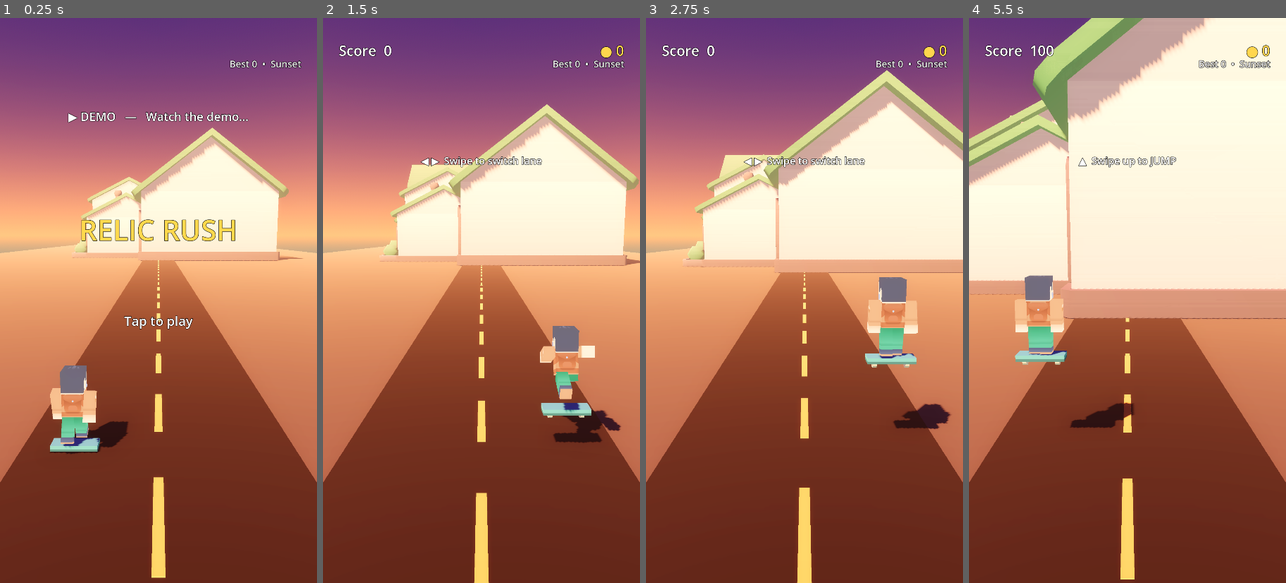
Above: before the commit, frames 1-4 (left to right).
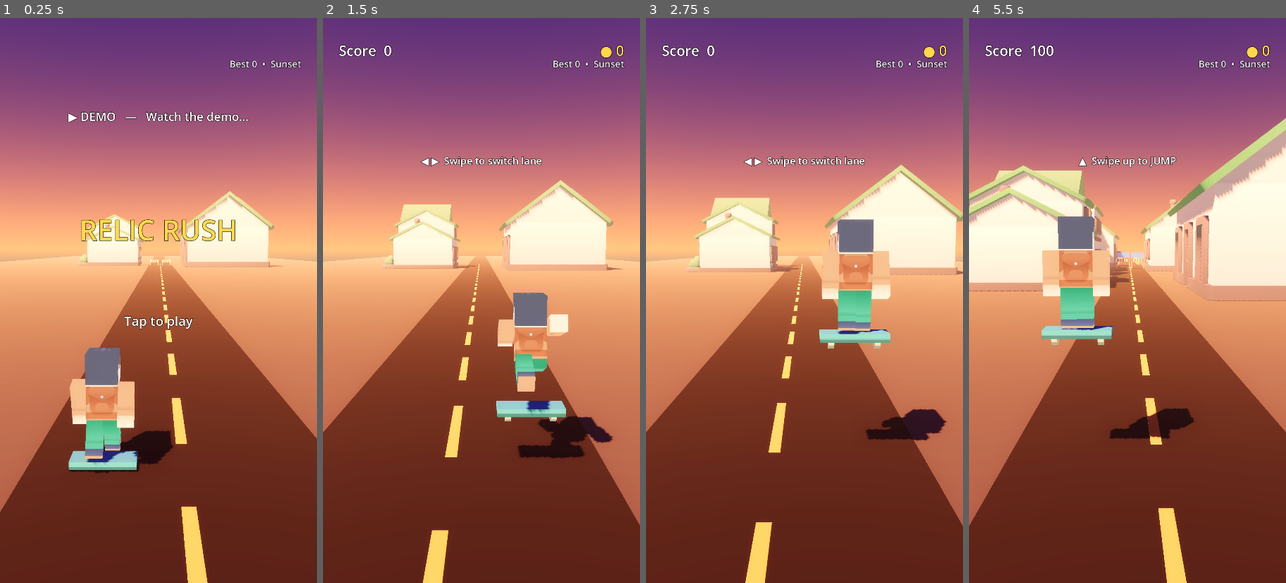
Above: after the commit, the same moments.

Repository: siddthewolf/Mtalk
Game: Godot game, scene res://main.tscn
The game is run twice, just before and just after one commit, with the same random seed, the same clock (stepped at 60 frames per second) and the same inputs.
Inputs (mouse positions are in pixels of both pictures, inside the frame that each line leads up to):
- Up to frame 1 (0.25 s): no input
- Up to frame 2 (1.5 s): tap Enter at 0.5, 0.6, 1.35 s; move the mouse to (551, 272) at 0.52 s; hold Right 0.53-1.28 s; click (551, 272) at 0.67 s; tap Space at 0.77 s; move the mouse to (418, 328) at 1.27 s; hold Down from 1.28 s (still down)
- Up to frame 3 (2.75 s): tap Space at 1.52 s; move the mouse to (836, 176) at 2.02 s; release Down at 2.03 s; hold Right from 2.03 s (still down); tap Enter at 2.1 s
- Up to frame 4 (5.5 s): move the mouse to (1111, 413) at 2.77 s; release Right at 2.78 s; hold Up 2.78-3.53 s; tap Enter every 0.75 s from 2.85 to 5.1 s; click (1111, 413) at 2.92 s; tap Space at 3.02, 3.77, 4.52 s; move the mouse to (1222, 385) at 3.52 s; hold Left 3.53-5.03 s; move the mouse to (1032, 215) at 4.27 s; move the mouse to (1143, 300) at 5.02 s; hold Down from 5.03 s (still down); click (1143, 300) at 5.17 s

The runs differ from the first frame. In frame 1, 19% of the frame differs, in the area x 0-100%, y 19-100%; in frame 2, 22%; in frame 3, 26%; in frame 4, 44%, in the area x 0-100%, y 0-100%.

Commit message:
Fix unplayable 3D view: clear camera, lanes, and non-occluding buildings
Verified by rendering real frames (Xvfb + software GL) instead of guessing:

- Narrowed lanes (1.7 -> 1.15) and reframed the camera (closer, lower, with a
  gentle x-follow) so the runner sits centred and both lanes read clearly
- Buildings were filling the screen: shrink them and push them far to the sides
  (offset 8.5-13) and cull before they reach the camera, so they line the
  street without occluding the road
- Lighter fog so the scene is no longer washed out
- Added a dev-only --shots screenshot harness (gitignored output)

Co-Authored-By: Claude Opus 4.8 <noreply@anthropic.com>
Claude-Session: https://claude.ai/code/session_011oNGg7boL1trmSDMVymgsi

Diff:
--- a/RelicRush3D/main.gd
+++ b/RelicRush3D/main.gd
@@ -7,7 +7,7 @@
 ## swap them for the blockout meshes built here.
 
 # ---- Tuning -------------------------------------------------------------------
-const LANE_X := 1.7           # half-distance between the two lanes
+const LANE_X := 1.15          # half-distance between the two lanes
 const SPAWN_Z := -85.0        # how far ahead things appear (longer sightline)
 const CULL_Z := 12.0          # behind the camera -> recycle / remove
 const START_SPEED := 9.0      # gentler start
@@ -117,6 +117,22 @@
 	_build_ui()
 	_randomize_weather()
 	demo_caption = "Watch the demo…"
+	if "--shots" in OS.get_cmdline_args():
+		_run_shots()
+
+func _run_shots() -> void:
+	# Debug: capture a few frames to res://shots/ then quit (for development).
+	var d := DirAccess.open("res://")
+	if d != null and not d.dir_exists("shots"):
+		d.make_dir("shots")
+	await get_tree().create_timer(1.0).timeout
+	for i in range(8):
+		await get_tree().create_timer(0.8).timeout
+		await RenderingServer.frame_post_draw
+		var img := get_viewport().get_texture().get_image()
+		if img != null:
+			img.save_png("res://shots/shot_%d.png" % i)
+	get_tree().quit()
 
 
 # ==============================================================================
@@ -265,9 +281,9 @@
 
 func _build_camera() -> void:
 	cam = Camera3D.new()
-	cam.fov = 68.0
-	cam.position = Vector3(0, 4.3, 8.0)
-	cam.look_at_from_position(cam.position, Vector3(0, 0.9, -14), Vector3.UP)
+	cam.fov = 64.0
+	cam.position = Vector3(0, 3.1, 6.2)
+	cam.look_at_from_position(cam.position, Vector3(0, 0.7, -15), Vector3.UP)
 	add_child(cam)
 
 func _build_ground() -> void:
@@ -309,7 +325,7 @@
 		_box(Vector3(4, 14, 4), Color(0.42, 0.45, 0.5), b, Vector3(0, 7, 0))
 	else:
 		var scene: PackedScene = building_scenes[randi() % building_scenes.size()]
-		_add_model(scene, b, randf_range(11.0, 22.0), "y", true)
+		_add_model(scene, b, randf_range(7.0, 13.0), "y", true)
 	return b
 
 func _build_player() -> void:
@@ -378,13 +394,13 @@
 		 "fog": 0.006, "fog_c": Color(0.85,0.78,0.8), "precip": 0},
 		{"name": "Rain", "top": Color(0.22,0.25,0.3), "hor": Color(0.45,0.5,0.55),
 		 "sun": Color(0.7,0.74,0.8), "sun_e": 0.5, "amb": 0.5, "night": 0.4,
-		 "fog": 0.012, "fog_c": Color(0.45,0.5,0.55), "precip": 1},
+		 "fog": 0.008, "fog_c": Color(0.45,0.5,0.55), "precip": 1},
 		{"name": "Snow", "top": Color(0.58,0.66,0.77), "hor": Color(0.88,0.91,0.95),
 		 "sun": Color(0.9,0.93,0.98), "sun_e": 0.8, "amb": 0.85, "night": 0.1,
-		 "fog": 0.01, "fog_c": Color(0.85,0.9,0.95), "precip": 2},
+		 "fog": 0.007, "fog_c": Color(0.85,0.9,0.95), "precip": 2},
 		{"name": "Fog", "top": Color(0.59,0.6,0.62), "hor": Color(0.8,0.81,0.82),
 		 "sun": Color(0.85,0.85,0.85), "sun_e": 0.6, "amb": 0.7, "night": 0.15,
-		 "fog": 0.03, "fog_c": Color(0.8,0.81,0.82), "precip": 0},
+		 "fog": 0.013, "fog_c": Color(0.8,0.81,0.82), "precip": 0},
 	]
 
 func _randomize_weather() -> void:
@@ -682,6 +698,8 @@
 	# Lean into turns; sync the run animation to speed; squash low when sliding.
 	var lean: float = clamp((_lane_x(p_lane) - p_x) * 0.6, -0.5, 0.5)
 	player.rotation.z = -lean
+	# Gentle camera follow keeps the runner near centre while still reading lanes.
+	cam.position.x = lerp(cam.position.x, p_x * 0.4, clamp(dt * 6.0, 0.0, 1.0))
 	if runner_anim != null:
 		runner_anim.speed_scale = clamp(speed / 11.0, 0.7, 2.2)
 	if runner_model != null:
@@ -704,17 +722,18 @@
 	for b in buildings:
 		if b["active"]:
 			b["node"].position.z += move
-			if b["node"].position.z > CULL_Z + 8.0:
+			if b["node"].position.z > 10.0:
 				b["active"] = false
 				b["node"].position = Vector3(0, 0, 200)
 	build_timer -= speed * dt
 	if build_timer <= 0.0:
-		build_timer = randf_range(6.0, 11.0)
+		build_timer = randf_range(5.0, 9.0)
 		for side in [-1.0, 1.0]:
 			var slot = _free_building()
 			if slot != null:
 				slot["active"] = true
-				var off := randf_range(5.5, 9.0)
+				# Far to the side so buildings line the street without occluding it.
+				var off := randf_range(8.5, 13.0)
 				slot["node"].position = Vector3(side * (LANE_X + off), 0, SPAWN_Z - randf_range(0, 6))
 				slot["node"].rotation_degrees = Vector3(0, 90.0 if side < 0 else -90.0, 0)
 
Not shown, changed: RelicRush3D/.gitignore
Not shown, changed: RelicRush3D/RelicRush3D-debug.apk
